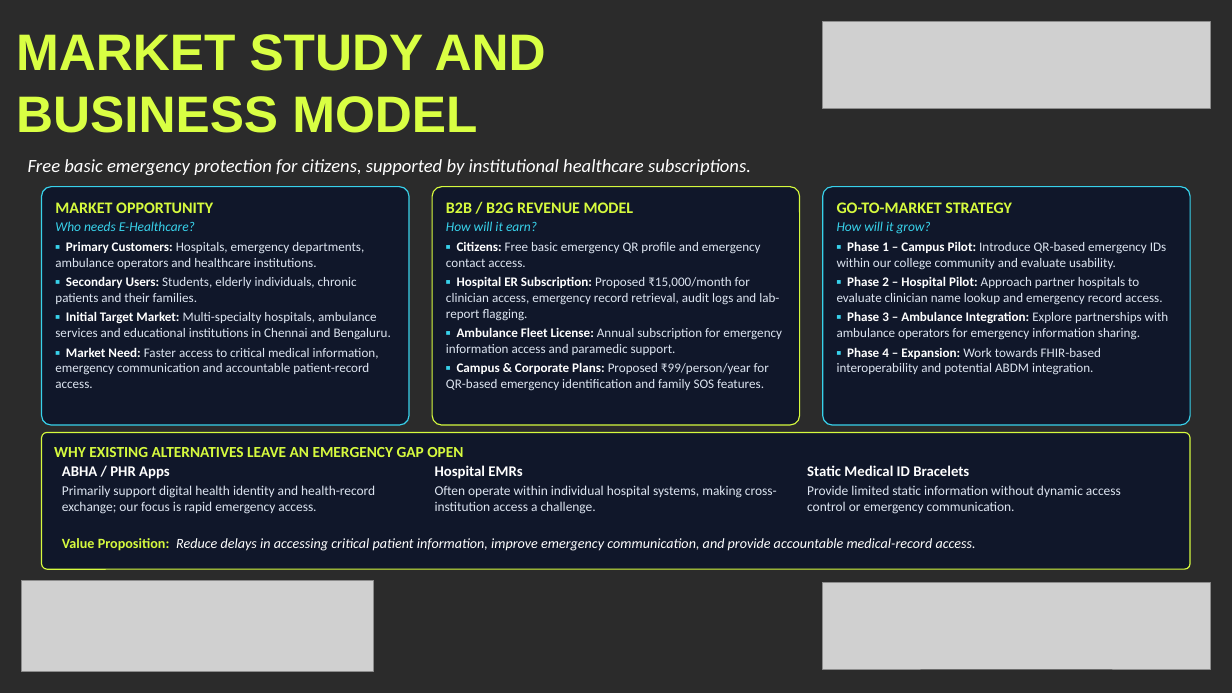
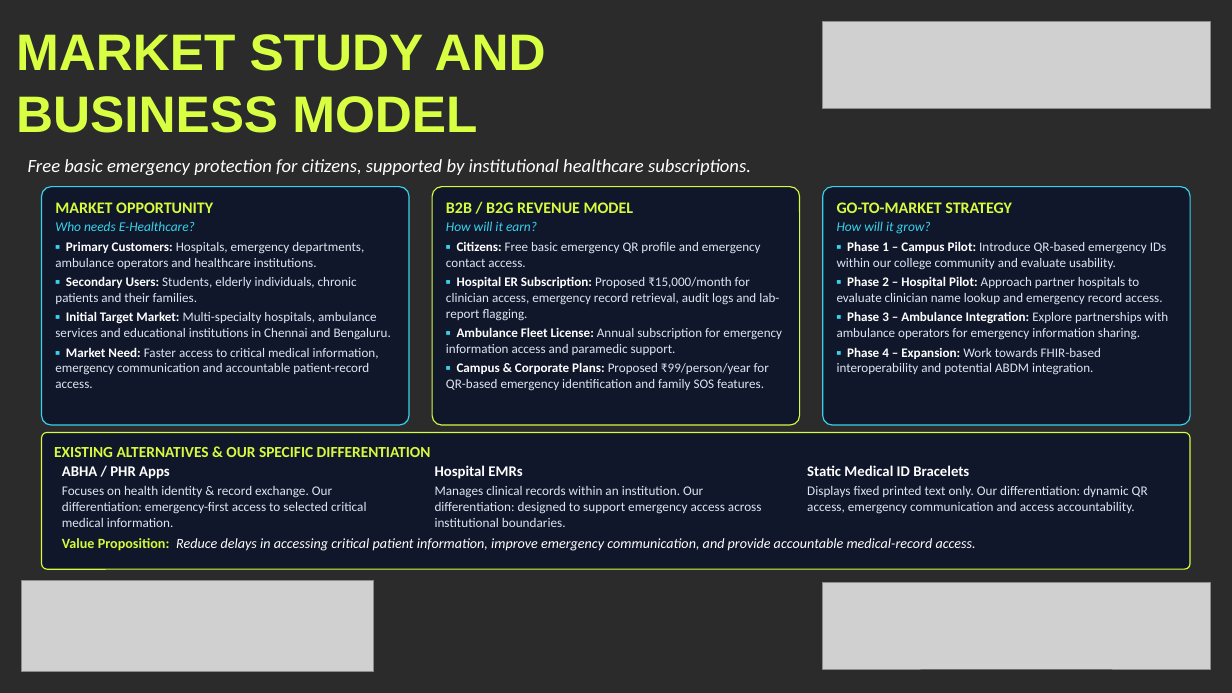
Before and after one commit to yogeshwaran2344/e-healthcare, a slide deck: slide 6 of Khacks_4.0_Proxy_Submission.pptx. Drawn at 1232x693 pixels with LibreOffice and Linux fonts; fonts in the diff are those of the drawing; grey boxes stand for pictures; background and template pictures are left out; a plain dark background stands for a picture behind light text. Boxes give left, top, right and bottom in pixels: in the first picture for what was removed or moved away, otherwise in the second. Text is boxed around its words. In the diff, an @@ line names an element or a change of style, - is before the commit and + after.

Commit message:
feat(hackathon): refine Slide 6 differentiation table wording for ABHA, Hospital EMRs, and ID bracelets

```diff
--- a/Khacks_4.0_Proxy_Submission.pptx
+++ b/Khacks_4.0_Proxy_Submission.pptx
@@ text in rounded rectangle at bbox=[54, 447, 431, 457]: text changed @@
-WHY EXISTING ALTERNATIVES LEAVE AN EMERGENCY GAP OPEN
+EXISTING ALTERNATIVES & OUR SPECIFIC DIFFERENTIATION
@@ text at bbox=[62, 486, 366, 527]: text changed; size 10.5 to 10.3 pt @@
-Primarily support digital health identity and health-record exchange; our focus is rapid emergency access.
+Focuses on health identity & record exchange. Our differentiation: emergency-first access to selected critical medical information.
@@ text at bbox=[435, 486, 762, 527]: text changed; size 10.5 to 10.3 pt @@
-Often operate within individual hospital systems, making cross-institution access a challenge.
+Manages clinical records within an institution. Our differentiation: designed to support emergency access across institutional boundaries.
@@ text at bbox=[807, 486, 1148, 514]: text changed; size 10.5 to 10.3 pt @@
-Provide limited static information without dynamic access control or emergency communication.
+Displays fixed printed text only. Our differentiation: dynamic QR access, emergency communication and access accountability.
```
Also in this commit, not shown: 1 other slide changed, 1 other file.
